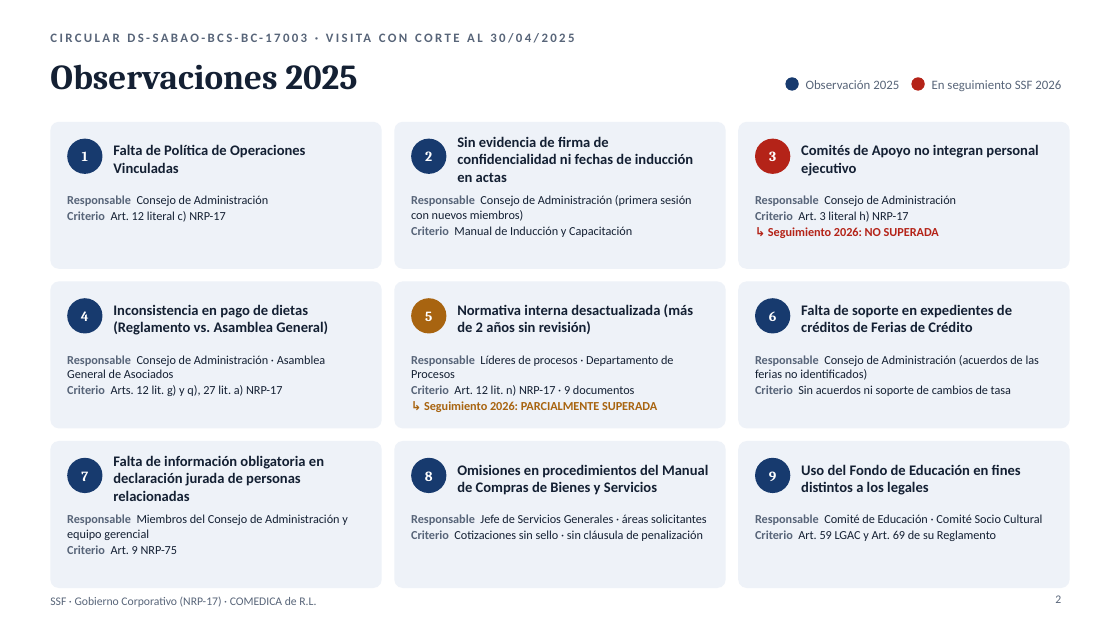
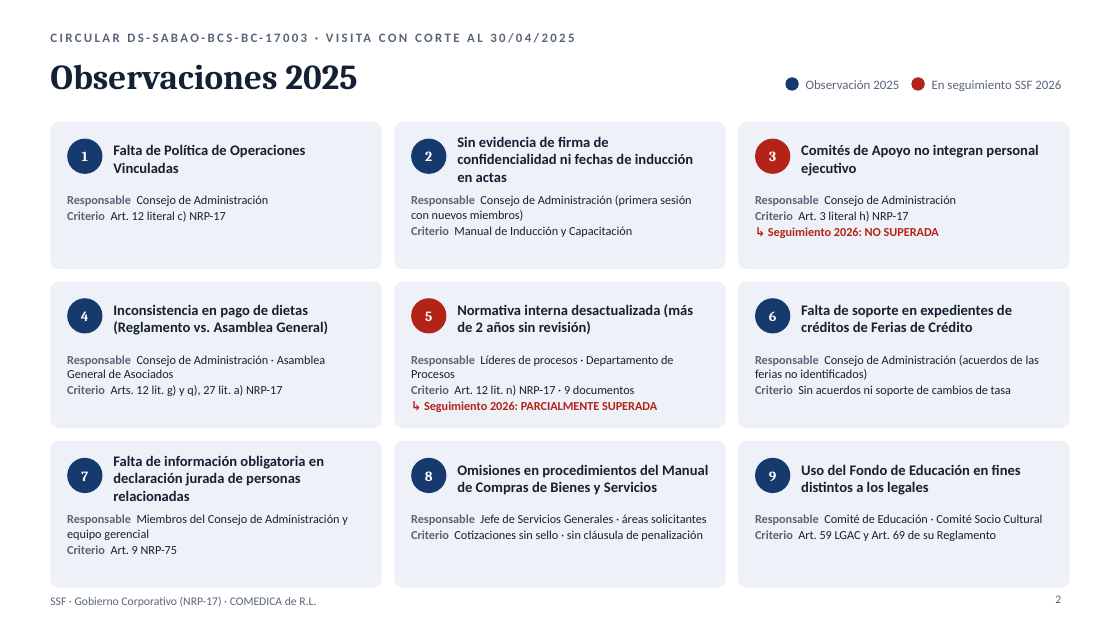
Before and after one commit to menjivar201280/riesgo, a slide deck: slide 2 of supervision-gobierno-corporativo/Supervision_GC_SSF_COMEDICA_2025-2026.pptx. Drawn at 1120x630 pixels with LibreOffice and Linux fonts; fonts in the diff are those of the drawing. Boxes give left, top, right and bottom in pixels: in the first picture for what was removed or moved away, otherwise in the second. Text is boxed around its words. In the diff, an @@ line names an element or a change of style, - is before the commit and + after.

```diff
--- a/supervision-gobierno-corporativo/Supervision_GC_SSF_COMEDICA_2025-2026.pptx
+++ b/supervision-gobierno-corporativo/Supervision_GC_SSF_COMEDICA_2025-2026.pptx
@@ ellipse at <box>411,298,446,334</box>: fill #A86410 to #B42318 @@
@@ text at <box>424,401,657,412</box>: text colour #A86410 to #B42318 in "↳ Seguimiento 2026: PARCIALMENTE SUPERADA" @@
```
Also in this commit, not shown: 1 other slide changed, 3 other files.
